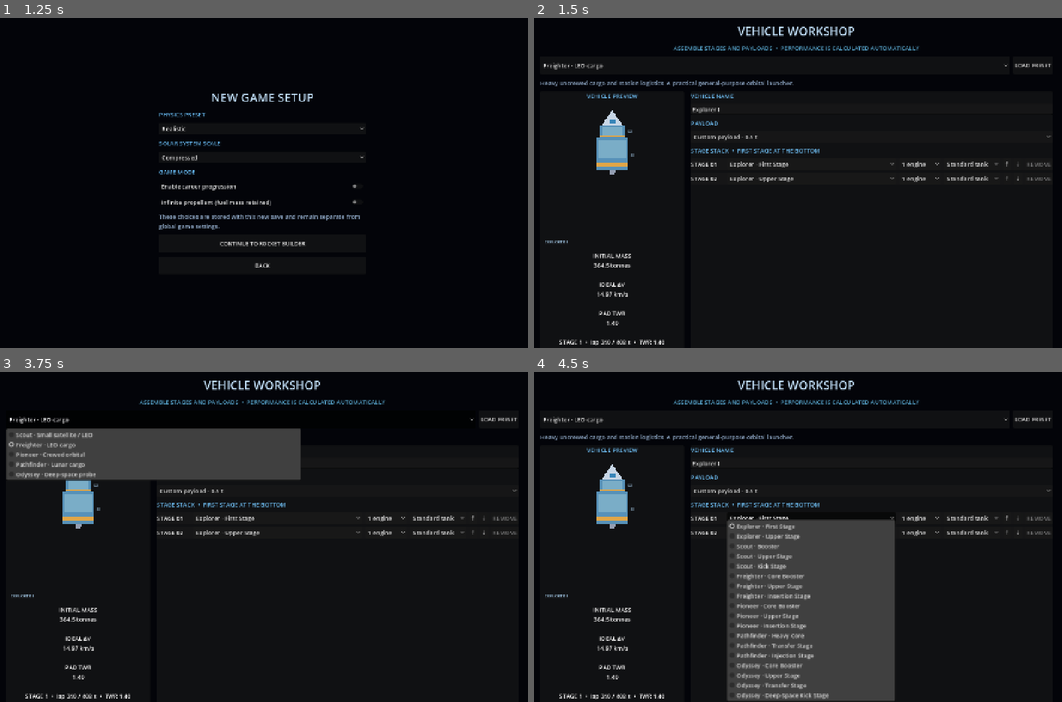
Above: before the commit, frames 1-4 (two rows, left to right).
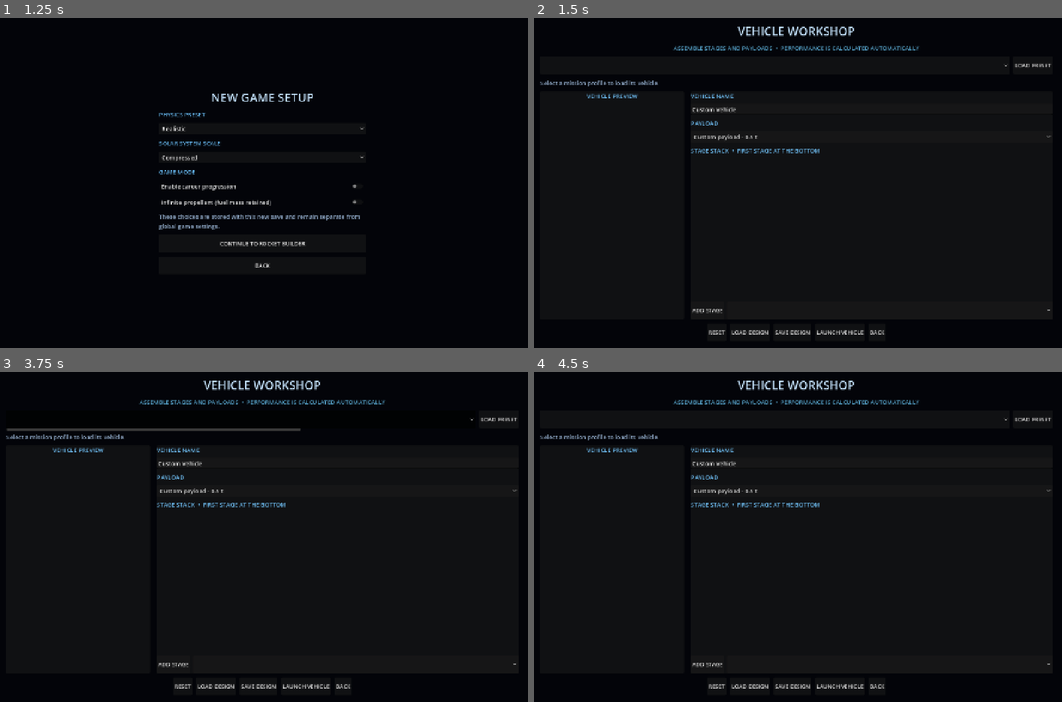
Above: after the commit, the same moments.

Repository: Blagos1195/Gravity-simulator
Game: Godot game, scene res://scenes/main.tscn
Same seed, same stepped clock (60 frames per second), same inputs: the game is played once before the commit and once after it.
Inputs (mouse positions are in pixels of both pictures, inside the frame that each line leads up to):
- Up to frame 1 (1.25 s): click "NEW GAME" at 0.5 s
- Up to frame 2 (1.5 s): click "CONTINUE TO ROCKET BUILDER" at 1.25 s
- Up to frame 3 (3.75 s): click (306, 685) at 2 s, where only the run after the commit has a clickable "LAUNCH VEHICLE"; click (306, 685) at 2.75 s, where only the run after the commit has a clickable "LAUNCH VEHICLE"; click (242, 418) at 3.5 s, where only the run before the commit has a clickable "Freighter · LEO cargo"
- Up to frame 4 (4.5 s): click (813, 517) at 4.25 s, where only the run before the commit has a clickable "Explorer · First Stage"

Frame 1 is identical in both runs. In frame 2, 3.0% of the frame differs, in the area x 1-98%, y 13-100%; in frame 3, 11%; in frame 4, 20%.
Error after the commit: Out of bounds get index '0' (on base: 'Array') (res://scripts/main.gd:540)

Commit message:
Support partial content catalog mods

Diff:
--- a/Gravity/scripts/content_catalog.gd
+++ b/Gravity/scripts/content_catalog.gd
@@ -12,14 +12,6 @@
 	if _loaded:
 		return _catalog
 	_loaded = true
-	if FileAccess.file_exists(MOD_PATH):
-		var mod_catalog := _read_catalog(MOD_PATH)
-		var mod_error := _catalog_error(mod_catalog)
-		if mod_error.is_empty():
-			_catalog = mod_catalog
-			source_path = MOD_PATH
-			return _catalog
-		push_error("Ignoring invalid mod catalog at %s: %s" % [MOD_PATH, mod_error])
 	var builtin_catalog := _read_catalog(BUILTIN_PATH)
 	var builtin_error := _catalog_error(builtin_catalog)
 	if not builtin_error.is_empty():
@@ -27,7 +19,62 @@
 		return _catalog
 	_catalog = builtin_catalog
 	source_path = BUILTIN_PATH
+	if not FileAccess.file_exists(MOD_PATH):
+		return _catalog
+	var mod_catalog := _read_catalog(MOD_PATH)
+	if mod_catalog.is_empty() or int(mod_catalog.get("schema_version", 0)) != 1:
+		push_error("Ignoring invalid mod catalog at %s: schema_version must be 1." % MOD_PATH)
+		return _catalog
+	var merged_catalog := _merge_overlay(builtin_catalog, mod_catalog)
+	var mod_error := _catalog_error(merged_catalog)
+	if not mod_error.is_empty():
+		push_error("Ignoring invalid mod catalog at %s: %s" % [MOD_PATH, mod_error])
+		return _catalog
+	_catalog = merged_catalog
+	source_path = "%s + %s" % [BUILTIN_PATH, MOD_PATH]
 	return _catalog
+
+static func _merge_overlay(base: Dictionary, overlay: Dictionary) -> Dictionary:
+	var merged := base.duplicate(true)
+	for raw_key in overlay:
+		var key := str(raw_key)
+		if key.ends_with("_add"):
+			var target_key := key.trim_suffix("_add")
+			var existing: Variant = merged.get(target_key)
+			var additions: Variant = overlay[raw_key]
+			if existing is Array and additions is Array:
+				merged[target_key] = _merge_array_items(existing, additions)
+			elif existing is Dictionary and additions is Dictionary:
+				var combined: Dictionary = existing.duplicate(true)
+				combined.merge(additions, true)
+				merged[target_key] = combined
+			else:
+				push_error("Ignoring unsupported mod extension field: %s" % key)
+		elif merged.get(key) is Dictionary and overlay[raw_key] is Dictionary:
+			merged[key] = _merge_overlay(merged[key], overlay[raw_key])
+		else:
+			var value: Variant = overlay[raw_key]
+			merged[key] = value.duplicate(true) if value is Dictionary or value is Array else value
+	return merged
+
+static func _merge_array_items(base: Array, additions: Array) -> Array:
+	var merged := base.duplicate(true)
+	for addition in additions:
+		var identity_key := ""
+		if addition is Dictionary:
+			identity_key = "id" if addition.has("id") else "name" if addition.has("name") else ""
+		var match_index := -1
+		if not identity_key.is_empty():
+			for index in range(merged.size()):
+				var existing: Variant = merged[index]
+				if existing is Dictionary and str(existing.get(identity_key, "")) == str(addition.get(identity_key, "")):
+					match_index = index
+					break
+		if match_index >= 0:
+				merged[match_index] = _merge_overlay(merged[match_index], addition)
+		else:
+			merged.append(addition.duplicate(true) if addition is Dictionary or addition is Array else addition)
+	return merged
 
 static func _read_catalog(path: String) -> Dictionary:
 	var file := FileAccess.open(path, FileAccess.READ)
@@ -268,6 +315,50 @@
 			return part_error
 		if not part.has("name") or float(part.dry_mass) <= 0.0 or float(part.fuel_capacity) <= 0.0 or float(part.thrust) <= 0.0 or float(part.vacuum_thrust) <= 0.0 or float(part.flow) <= 0.0 or int(part.engine_count) <= 0:
 			return "Rocket stage part %s has invalid name or engine values." % part_id
+	var builder_options: Variant = rocket.get("builder_options")
+	if not builder_options is Dictionary:
+		return "The rocket builder_options section is missing or invalid."
+	var payload_options: Variant = builder_options.get("payloads")
+	var engine_counts: Variant = builder_options.get("engine_counts")
+	var tank_scales: Variant = builder_options.get("tank_scales")
+	if not payload_options is Array or payload_options.is_empty() or not engine_counts is Array or engine_counts.is_empty() or not tank_scales is Array or tank_scales.is_empty():
+		return "Rocket builder payloads, engine_counts and tank_scales must be non-empty arrays."
+	var payload_ids := {}
+	for payload_variant in payload_options:
+		if not payload_variant is Dictionary:
+			return "Every rocket payload option must be an object."
+		var payload: Dictionary = payload_variant
+		var payload_id := str(payload.get("id", ""))
+		if payload_id.is_empty() or payload_ids.has(payload_id) or str(payload.get("label", "")).is_empty():
+			return "Rocket payload option ids and labels must be non-empty and unique."
+		var payload_error := _numeric_fields_error(payload, ["mass"], "rocket payload %s" % payload_id)
+		if not payload_error.is_empty():
+			return payload_error
+		if float(payload.mass) < 10.0 or float(payload.mass) > 100000.0:
+			return "Rocket payload %s mass must be between 10 and 100,000 kg." % payload_id
+		payload_ids[payload_id] = true
+	var engine_count_ids := {}
+	for engine_count in engine_counts:
+		if not (engine_count is int or engine_count is float) or int(engine_count) < 1 or int(engine_count) > 8 or float(engine_count) != float(int(engine_count)) or engine_count_ids.has(int(engine_count)):
+			return "Rocket builder engine_counts must contain unique whole numbers from 1 to 8."
+		engine_count_ids[int(engine_count)] = true
+	var tank_scale_values := []
+	for tank_option_variant in tank_scales:
+		if not tank_option_variant is Dictionary:
+			return "Every rocket tank scale option must be an object."
+		var tank_option: Dictionary = tank_option_variant
+		var tank_error := _numeric_fields_error(tank_option, ["scale"], "rocket tank scale")
+		if not tank_error.is_empty():
+			return tank_error
+		var tank_scale := float(tank_option.scale)
+		if str(tank_option.get("label", "")).is_empty() or tank_scale <= 0.0 or tank_scale > 4.0 or tank_scale_values.has(tank_scale):
+			return "Rocket tank scale options need unique positive scales no greater than 4."
+		tank_scale_values.append(tank_scale)
+	if not engine_count_ids.has(1) or not tank_scale_values.has(1.0):
+		return "Rocket builder options must include one engine and a standard 1.0 tank scale."
+	for part_variant in stage_parts:
+		if not engine_count_ids.has(int(part_variant.get("engine_count", 1))):
+			return "Rocket stage part %s uses an engine count not available in builder_options." % str(part_variant.get("id", "unnamed"))
 	var designs: Array = [rocket.get("default_design")]
 	for preset_id in presets:
 		designs.append(presets[preset_id])
